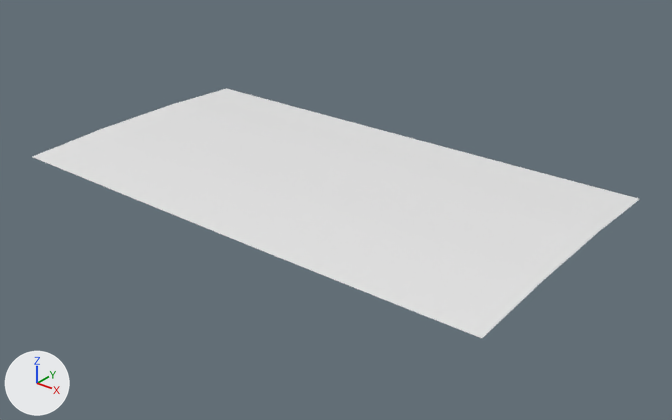
The glTF model public/assets/gen4/models/track-41.glb: old version first, new version second.
Before and after are seen from a 50 mm camera at (283.1, -272.7, 43.4) aimed at (223.5, -198.2, -2.9). Every picture has the same lights, and +X, +Y and +Z are marked at lower left. The older version comes first. Vertices at exactly the same position are counted once.

Names of what the first picture shows: 'track-41'.
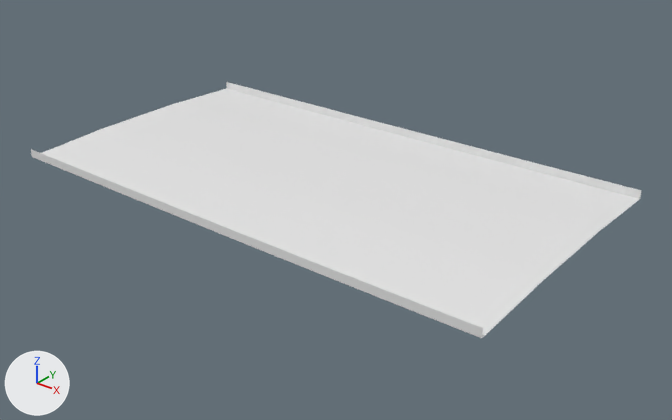
Diff of the bpy script that builds the scene:
```diff
--- a/public/assets/gen4/models/track-41.glb.py
+++ b/public/assets/gen4/models/track-41.glb.py
@@ me_track_41 @@
 # used by ob_track_41; location = (0.0, 0.0, 0.0)
-me_track_41.from_pydata(...)  # 693 vertices, 1240 faces; spans x 189.9..252.2, y -214.9..-180.7, z 0.3..0.9
+me_track_41.from_pydata(...)  # 819 vertices, 1488 faces; spans x 189.9..252.2, y -214.9..-180.7, z 0.3..1.4
+# me_track_41 part 1
+# 126 new vertices lie (0.0, 0.0, 1.0) away from vertices in x 189.9..252.2, y -214.9..-180.7, z 0.3..0.4
+# 248 new faces join them
```

Where the change shows, as pixel boxes [x1, y1, x2, y2] in the pictures (672 x 420 px):
'track-41', reshaped
    before: [33, 88, 639, 338]
    after: [31, 82, 641, 338]
part 1 of me_track_41, added
    after: [31, 82, 641, 338]
